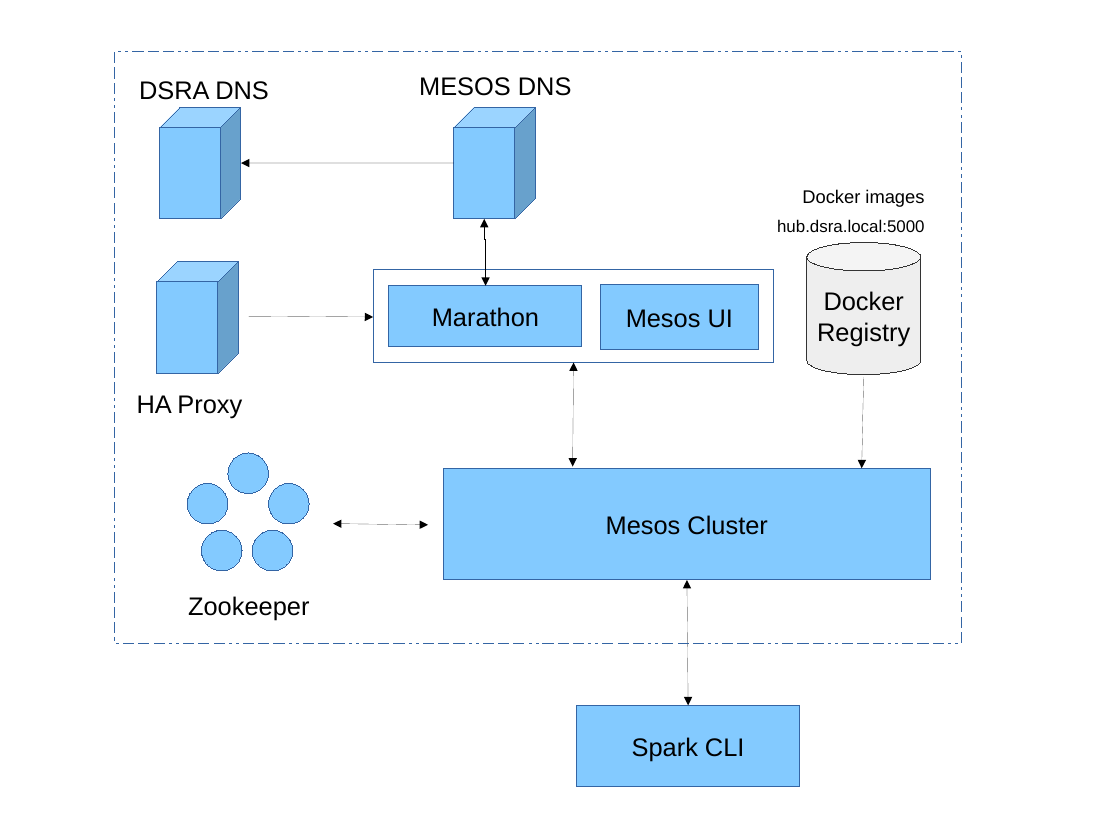
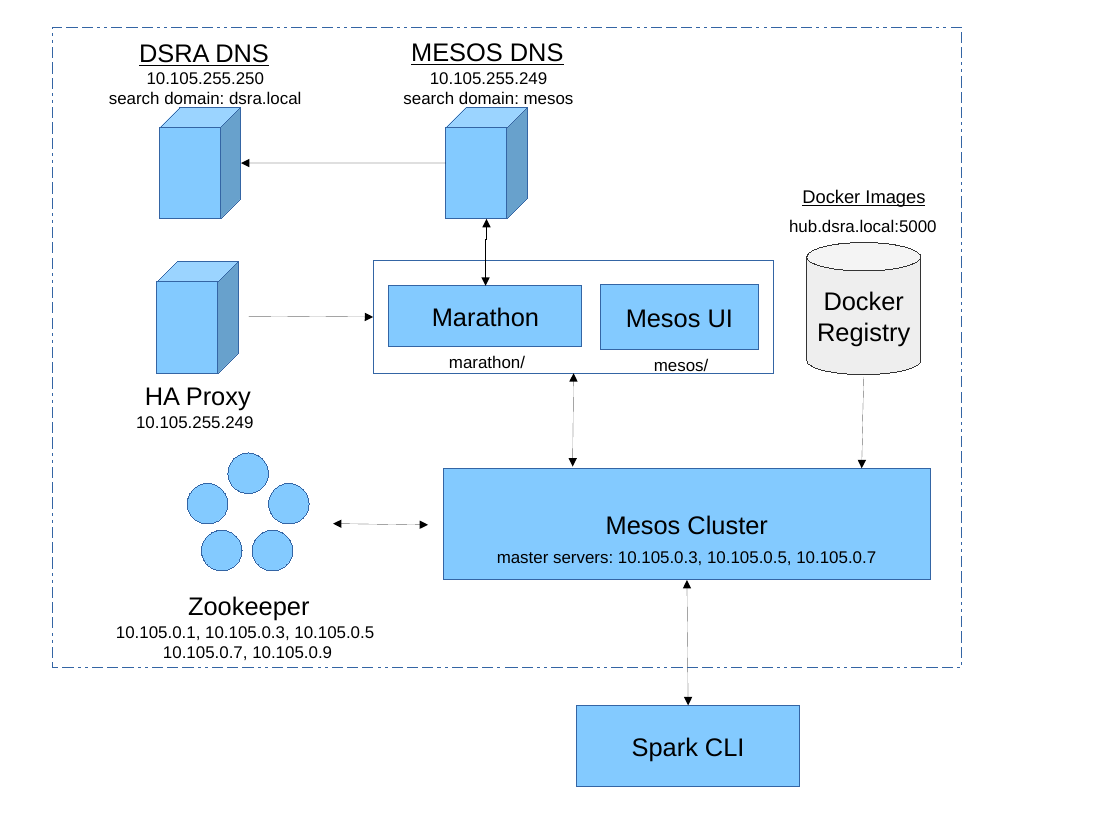
Before and after one commit to aglahe/dsra-dcos, a slide deck: slide 1 of docs/architecture.odp. Drawn at 1120x840 pixels with LibreOffice and Linux fonts; fonts in the diff are those of the drawing. Boxes give left, top, right and bottom in pixels: in the first picture for what was removed or moved away, otherwise in the second. Text is boxed around its words. In the diff, an @@ line names an element or a change of style, - is before the commit and + after.

```diff
--- a/docs/architecture.odp
+++ b/docs/architecture.odp
@@ rectangle: place and size @@
-rectangle at [115, 52, 962, 644]
+rectangle at [53, 27, 962, 668]
@@ text "DSRA DNS": place and size @@
-text "DSRA DNS" at [139, 81, 269, 100]
+text "DSRA DNS" at [139, 44, 269, 66]
@@ text "DSRA DNS" at [139, 44, 269, 66]: underline on @@
@@ text "MESOS DNS" at [411, 43, 564, 65]: underline on @@
@@ text "MESOS DNS": place and size @@
-text "MESOS DNS" at [419, 77, 572, 96]
+text "MESOS DNS" at [411, 43, 564, 65]
@@ text added at [109, 72, 301, 108], 12 pt, text #000000 @@
+10.105.255.250
+search domain: dsra.local
@@ text added at [403, 72, 574, 108], 12 pt, text #000000 @@
+10.105.255.249
+search domain: mesos
@@ cube: place and size @@
-cube at [454, 107, 536, 219]
+cube at [446, 107, 527, 219]
@@ arrow moved from (454, 163) - (241, 163) to (446, 163) - (241, 163) @@
@@ text at [802, 189, 925, 207]: text changed @@
-Docker images
+Docker Images
@@ elbow double arrow (487, 219) - (486, 286): route changed @@
@@ text "hub.dsra.local:5000": place and size @@
-text "hub.dsra.local:5000" at [777, 219, 925, 232]
+text "hub.dsra.local:5000" at [789, 219, 937, 232]
@@ rectangle: place and size @@
-rectangle at [373, 269, 773, 363]
+rectangle at [373, 261, 773, 374]
@@ text added at [449, 355, 525, 368], 12 pt, text #000000 @@
+marathon/
@@ text added at [654, 358, 708, 374], 12 pt, text #000000 @@
+mesos/
@@ text "HA Proxy": place and size @@
-text "HA Proxy" at [137, 395, 242, 419]
+text "HA Proxy" at [145, 387, 251, 411]
@@ double arrow moved from (574, 363) - (573, 466) to (574, 373) - (573, 466) @@
@@ text added at [136, 416, 253, 428], 12 pt, text #000000 @@
+10.105.255.249
@@ text added at [497, 551, 876, 565], 12 pt, text #000000 @@
+master servers: 10.105.0.3, 10.105.0.5, 10.105.0.7
@@ text added at [116, 626, 374, 660], 12 pt, text #000000 @@
+10.105.0.1, 10.105.0.3, 10.105.0.5
+10.105.0.7, 10.105.0.9
```
Also in this commit, not shown: 1 other file.
